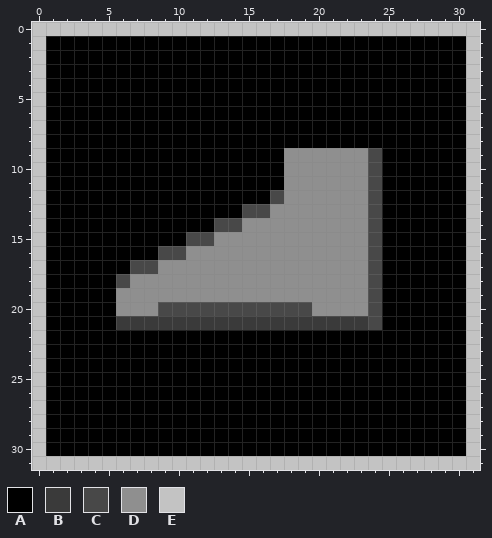
Two versions of one pixel-art sprite, core/assets/images/icons/items/icBoots.png. Above: the version before the commit.
The file is 32x32 pixels.
Palette (. is transparent): A #000000  B #3a3a3a  C #484848  D #8f8f8f  E #c3c3c3
Pixels before, first column x 0:
 0 EEEEEEEEEEEEEEEEEEEEEEEEEEEEEEEE
 1 EAAAAAAAAAAAAAAAAAAAAAAAAAAAAAAE
 2 EAAAAAAAAAAAAAAAAAAAAAAAAAAAAAAE
 3 EAAAAAAAAAAAAAAAAAAAAAAAAAAAAAAE
 4 EAAAAAAAAAAAAAAAAAAAAAAAAAAAAAAE
 5 EAAAAAAAAAAAAAAAAAAAAAAAAAAAAAAE
 6 EAAAAAAAAAAAAAAAAAAAAAAAAAAAAAAE
 7 EAAAAAAAAAAAAAAAAAAAAAAAAAAAAAAE
 8 EAAAAAAAAAAAAAAAAAAAAAAAAAAAAAAE
 9 EAAAAAAAAAAAAAAAAADDDDDDCAAAAAAE
10 EAAAAAAAAAAAAAAAAADDDDDDCAAAAAAE
11 EAAAAAAAAAAAAAAAAADDDDDDCAAAAAAE
12 EAAAAAAAAAAAAAAAACDDDDDDCAAAAAAE
13 EAAAAAAAAAAAAAACCDDDDDDDCAAAAAAE
14 EAAAAAAAAAAAACCDDDDDDDDDCAAAAAAE
15 EAAAAAAAAAACCDDDDDDDDDDDCAAAAAAE
16 EAAAAAAAACCDDDDDDDDDDDDDCAAAAAAE
17 EAAAAAACCDDDDDDDDDDDDDDDCAAAAAAE
18 EAAAAACDDDDDDDDDDDDDDDDDCAAAAAAE
19 EAAAAADDDDDDDDDDDDDDDDDDCAAAAAAE
20 EAAAAADDDCCCCCCCCCCCDDDDCAAAAAAE
21 EAAAAABBBBBBBBBBBBBBBBBBCAAAAAAE
22 EAAAAAAAAAAAAAAAAAAAAAAAAAAAAAAE
23 EAAAAAAAAAAAAAAAAAAAAAAAAAAAAAAE
24 EAAAAAAAAAAAAAAAAAAAAAAAAAAAAAAE
25 EAAAAAAAAAAAAAAAAAAAAAAAAAAAAAAE
26 EAAAAAAAAAAAAAAAAAAAAAAAAAAAAAAE
27 EAAAAAAAAAAAAAAAAAAAAAAAAAAAAAAE
28 EAAAAAAAAAAAAAAAAAAAAAAAAAAAAAAE
29 EAAAAAAAAAAAAAAAAAAAAAAAAAAAAAAE
30 EAAAAAAAAAAAAAAAAAAAAAAAAAAAAAAE
31 EEEEEEEEEEEEEEEEEEEEEEEEEEEEEEEE
Once edited:
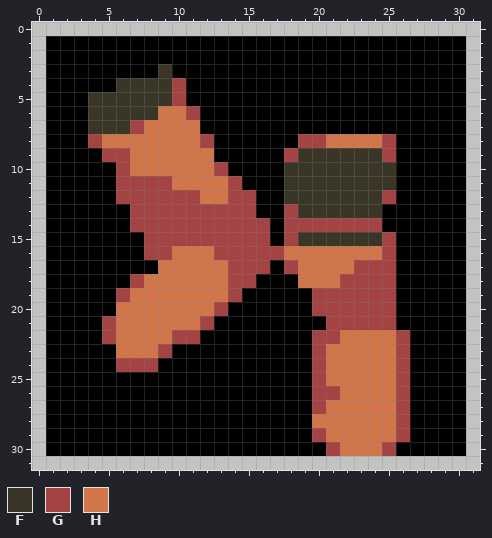
Colours new in this view: F #3a3627  G #a34343  H #d0764a
From old to new:
y 3: x 9 A -> F
y 4: x 6..10 AAAAA -> FFFFG
y 5: x 4..10 AAAAAAA -> FFFFFFG
y 6: x 4..11 AAAAAAAA -> FFFFFHHG
y 7: x 4..11 AAAAAAAA -> FFFGHHHH
y 8: x 4..12 AAAAAAAAA -> GHHHHHHHG; x 19..25 AAAAAAA -> GGHHHHG
y 9: x 5..12 AAAAAAAA -> GGHHHHHH; x 18..25 DDDDDDCA -> GFFFFFFG
y 10: x 6..13 AAAAAAAA -> GHHHHHHG; x 18..25 DDDDDDCA -> FFFFFFFF
y 11: x 6..14 AAAAAAAAA -> GGGGHHHHG; x 18..25 DDDDDDCA -> FFFFFFFF
y 12: x 6..15 AAAAAAAAAA -> GGGGGGHHGG; x 17..25 CDDDDDDCA -> AFFFFFFFG
y 13: x 7..24 AAAAAAAACCDDDDDDDC -> GGGGGGGGGAAGFFFFFF
y 14: x 7..24 AAAAAACCDDDDDDDDDC -> GGGGGGGGGGAGGGGGGG
y 15: x 8..25 AAACCDDDDDDDDDDDCA -> GGGGGGGGGAGFFFFFFG
y 16: x 8..25 ACCDDDDDDDDDDDDDCA -> GGHHHGGGGGHHHHHHHG
y 17: x 7..25 CCDDDDDDDDDDDDDDDCA -> AAHHHHHGGGAGHHHHGGG
y 18: x 6..25 CDDDDDDDDDDDDDDDDDCA -> AGHHHHHHGGAAAHHHGGGG
y 19: x 6..25 DDDDDDDDDDDDDDDDDDCA -> GHHHHHHHGAAAAAGGGGGG
y 20: x 6..25 DDDCCCCCCCCCCCDDDDCA -> HHHHHHHGAAAAAAGGGGGG
y 21: x 5..25 ABBBBBBBBBBBBBBBBBBCA -> GHHHHHHGAAAAAAAAGGGGG
y 22: x 5..11 AAAAAAA -> GHHHHGG; x 20..26 AAAAAAA -> GGHHHHG
y 23: x 6..9 AAAA -> HHHG; x 20..26 AAAAAAA -> GHHHHHG
y 24: x 6..8 AAA -> GGG; x 20..26 AAAAAAA -> GHHHHHG
y 25: x 20..26 AAAAAAA -> GHHHHHG
y 26: x 20..26 AAAAAAA -> GGHHHHG
y 27: x 20..26 AAAAAAA -> GHHHHHG
y 28: x 20..26 AAAAAAA -> HHHHHHG
y 29: x 20..26 AAAAAAA -> GHHHHHG
y 30: x 21..25 AAAAA -> GHHHG
Boxes around the changes in both pictures, in picture pixels (x1, y1, x2, y2):
changed: (88, 64, 410, 456)
